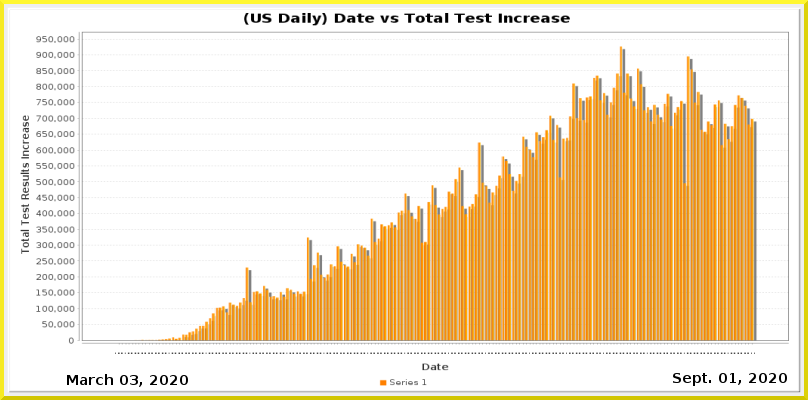
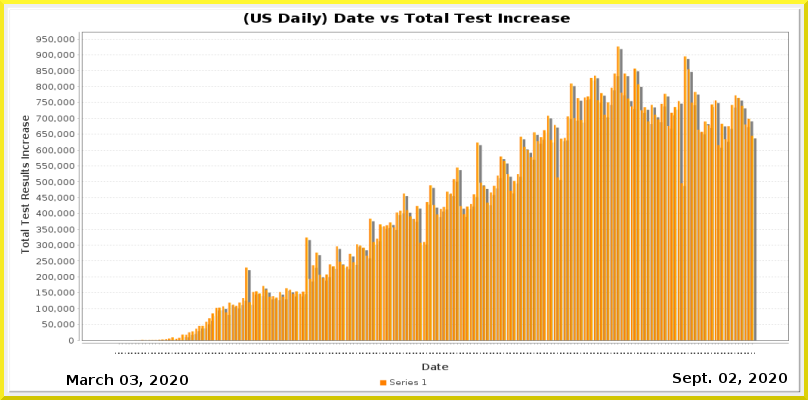
Layered file, before and after one edit (808 x 400). Changes by layer:
painted on "Current Date" over [729,373,736,383]
painted on "Date_vs_TestIncrease.png" over [131,46,757,354]
